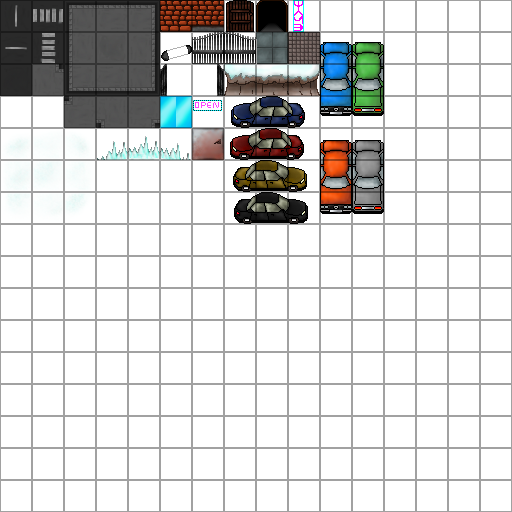
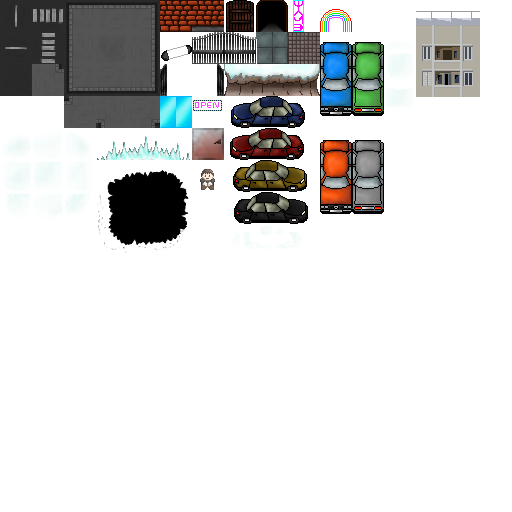
Layered file, before and after one edit (512×512). Changes by layer:
hid group "Groupe 1" (1 layers) over [left=0, top=0, right=512, bottom=512]
painted on "Calque 10 copie 2" over [left=97, top=9, right=480, bottom=286]
